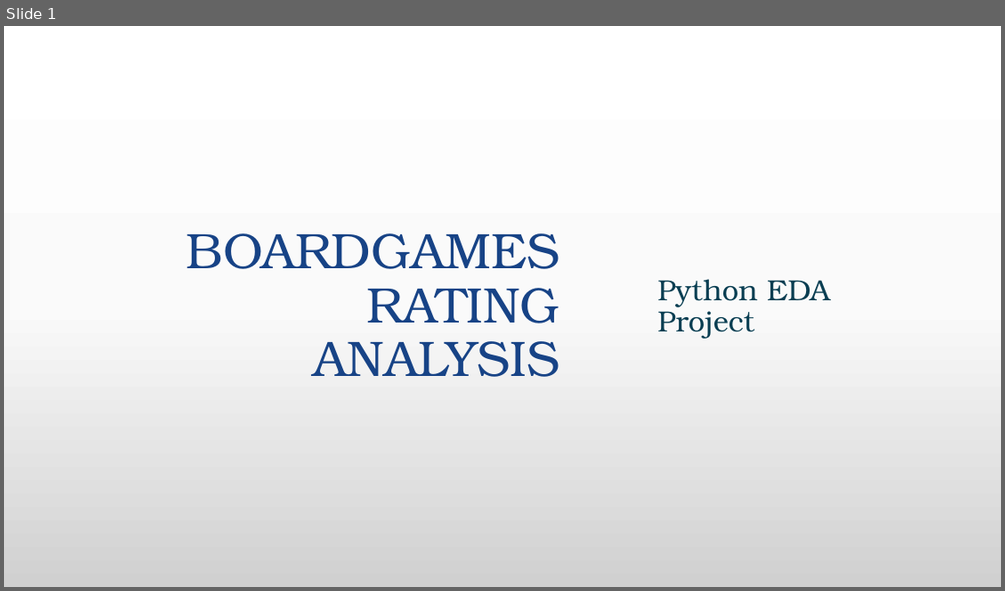
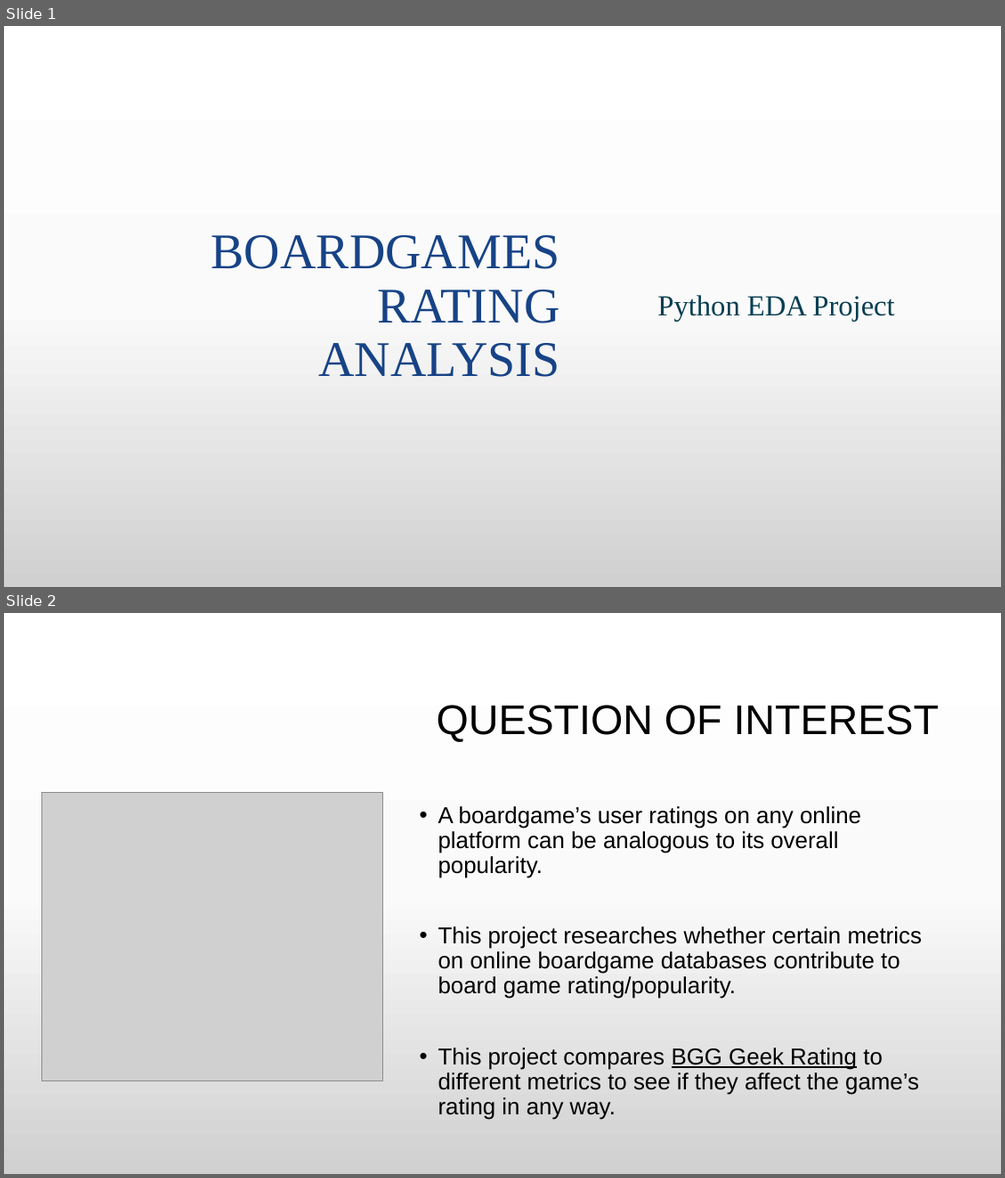
Before and after one commit to suhitasva/Python_EDA_Project_SVA, a slide deck: Boardgame_analysis_presentation.pptx. Shown one above the other, each under a label of ours: slide 1 before the commit, slides 1 and 2 after it. The pictures are 1005x591 and 1005x1178 pixels, drawn with LibreOffice and Linux fonts; fonts in the diff are those of the drawing; grey boxes stand for pictures; background and template pictures are left out. Boxes give left, top, right and bottom in pixels: in the first picture for what was removed or moved away, otherwise in the second. Text is boxed around its words. In the diff, an @@ line names an element or a change of style, - is before the commit and + after.

Commit message:
Slides created for question of interest, stakeholder, dataset related information

```diff
--- a/Boardgame_analysis_presentation.pptx
+++ b/Boardgame_analysis_presentation.pptx
@@ slide 2 added at bbox=[4, 613, 1001, 1174], background gradient #FFFFFF to #FBFBFB to #D1D1D1 @@
@@ title added at bbox=[437, 705, 938, 742], 40 pt, text #000000 @@
+QUESTION OF INTEREST
@@ picture added at bbox=[42, 792, 383, 1080] @@
@@ text added at bbox=[438, 806, 922, 1119], 22.2 pt, text #000000 @@
+• A boardgame’s user ratings on any online platform can be analogous to its overall popularity.
+• This project researches whether certain metrics on online boardgame databases contribute to board game rating/popularity.
+• This project compares BGG Geek Rating to different metrics to see if they affect the game’s rating in any way.
@@ slide 1 changed as well @@
@@ title "BOARDGAMES RATING ANALYSIS" at bbox=[211, 235, 560, 377]: font TeX Gyre Bonum to Times New Roman @@
@@ subtitle "Python EDA Project" at bbox=[657, 295, 894, 321]: font TeX Gyre Bonum to Times New Roman @@
```
Also in this commit, not shown: 3 other slides added, 1 slide removed.
